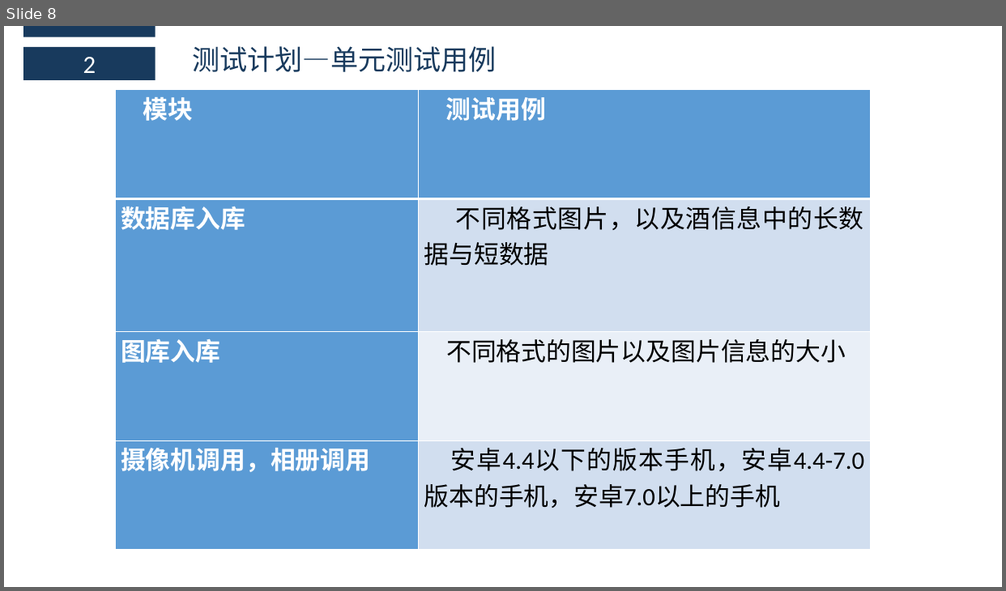
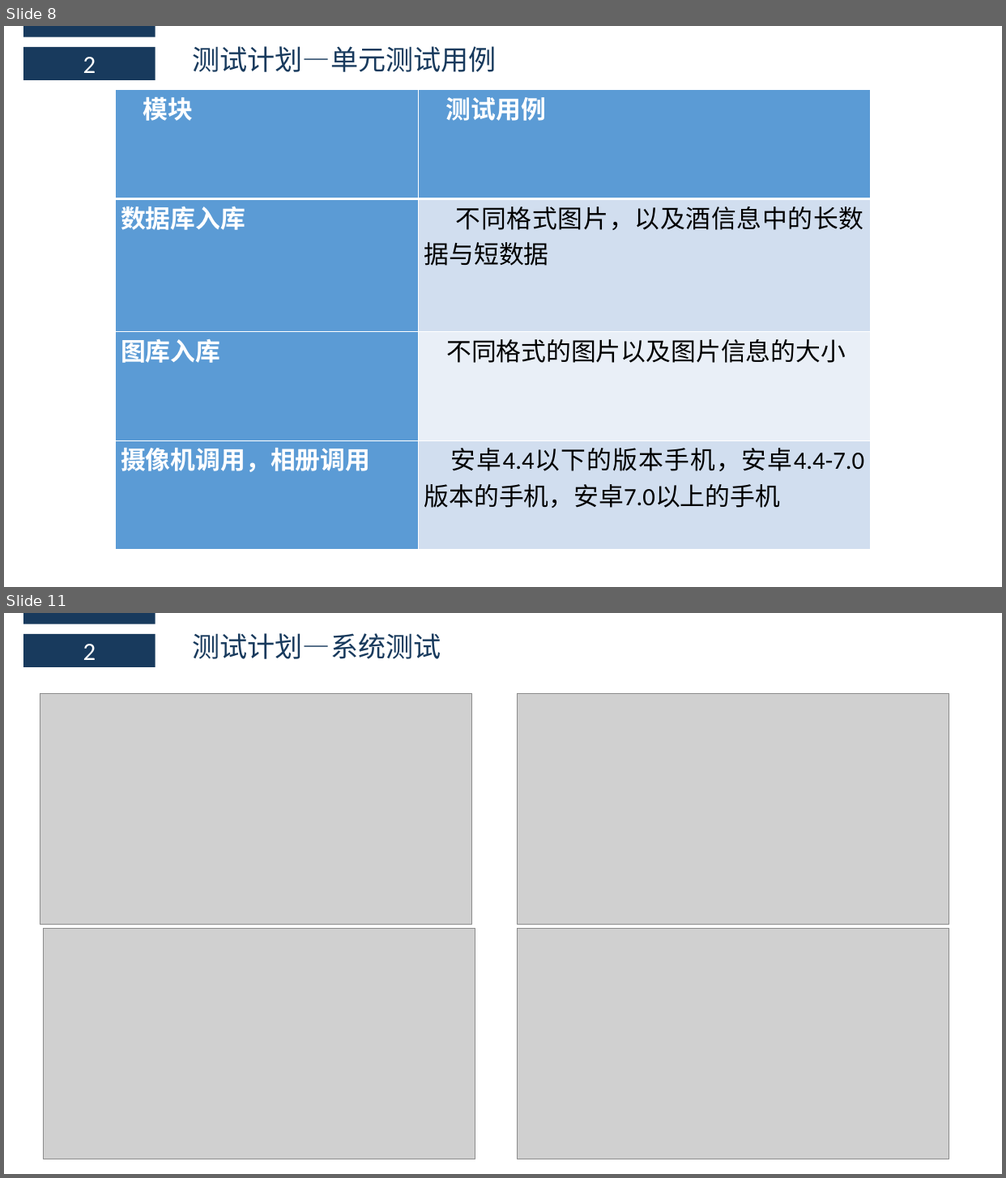
Before and after one commit to boboHh/Wine-APP, a slide deck: SE2018春-G17-实现阶段PPT.pptx. Shown one above the other, each under a label of ours: slide 8 before the commit, slides 8 and 11 after it; the slides between them are not shown. The pictures are 1006x591 and 1006x1178 pixels, drawn with LibreOffice and Linux fonts; fonts in the diff are those of the drawing; grey boxes stand for pictures. Boxes give left, top, right and bottom in pixels: in the first picture for what was removed or moved away, otherwise in the second. Text is boxed around its words. In the diff, an @@ line names an element or a change of style, - is before the commit and + after.

```diff
--- a/SE2018春-G17-实现阶段PPT.pptx
+++ b/SE2018春-G17-实现阶段PPT.pptx
@@ slide 11 added at (x1=4, y1=613, x2=1002, y2=1174), background #FFFFFF @@
@@ rectangle added at (x1=23, y1=613, x2=155, y2=624), fill #183A5D @@
@@ rectangle added at (x1=23, y1=634, x2=155, y2=667), fill #183A5D, 24 pt, text #FFFFFF @@
+2
@@ text added at (x1=192, y1=633, x2=441, y2=659), 26.6 pt, text #183A5D @@
+测试计划—系统测试
@@ picture added at (x1=40, y1=694, x2=471, y2=924) @@
@@ picture added at (x1=518, y1=694, x2=948, y2=924) @@
@@ picture added at (x1=44, y1=928, x2=475, y2=1159) @@
@@ picture added at (x1=518, y1=928, x2=948, y2=1159) @@
```
Also in this commit, not shown: 2 slides changed, 1 other slide added, 2 slides removed.
